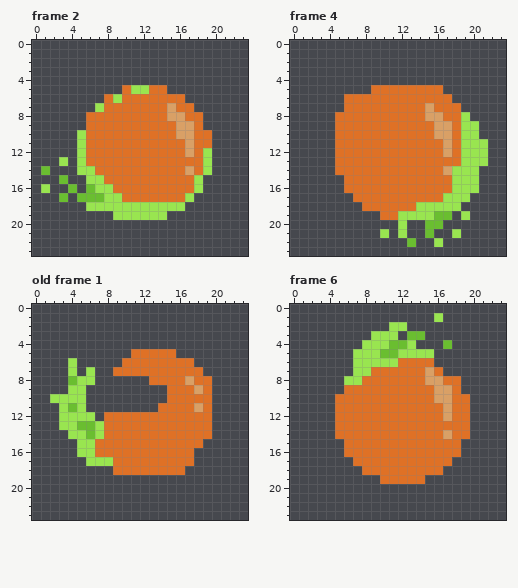
Pixel-art file -- assets/asesprite_files/carrot-spin.ase. Above: the version before the commit.
24x24 pixels, 6 frames. Shown: frame 2, frame 4, old frame 1, frame 6. The commit also changed other frames, which this record leaves out.
And afterwards:
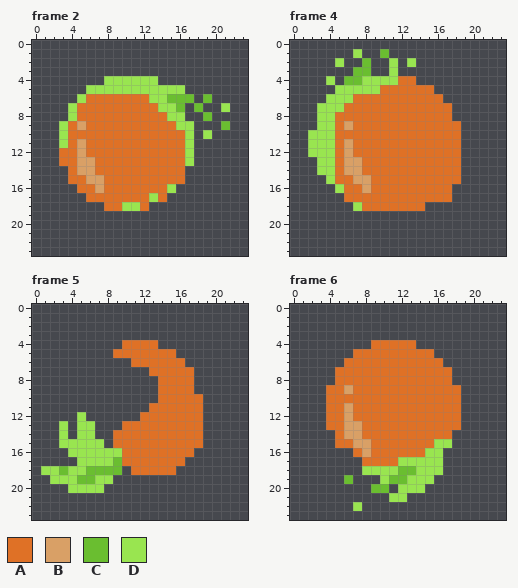
Palette (. is transparent): A #df7126  B #d9a066  C #6abe30  D #99e550
A new or re-ordered frame is compared with the old frame closest to it.
The edit:
frames re-ordered
Changed rows in their new state; - is an unchanged pixel.
Frame 2, layer "carrot-ball":
first column x 1:
 4 -------DDDDDD--------
 5 -----DDDDD--DDDD-----
 6 ----DAA-A---DDCCC-C--
 7 ---DAAA------DDC.C--D
 8 ---DA---------DD..C--
 9 --DAB----------DD.--C
10 --DAA----------AD.D--
11 --DAB-----------D..--
12 --AAB-----------D..--
13 --AABB----------D..--
14 .--ABB----------...--
15 --.AABB---------..---
16 .--.AABA------D...---
17 --.-.AAAA---D-...----
18 -----..AA--A....-----
19 --------......-------
Frame 4, layer "carrot-ball":
first column x 2:
 1 -----D--C-----------
 2 ---D--C--D-D--------
 3 -----CC--D----------
 4 --D-CCDDDDAA--------
 5 ---DDDDD------.-----
 6 --DDD----------.----
 7 -DDD---------A--.---
 8 -DD----------AA-..--
 9 -DD-B---------AA-..-
10 DDD-----------AA-..-
11 DDD-B----------A-...
12 DDD-B----------A-...
13 -DD-BB-----------...
14 -DD-BB---------AA..-
15 --DA-BB---------A..-
16 ---D--B---------...-
17 ----A----------A..--
18 -----D------A....---
19 --------........-.--
20 ----------.--..-----
21 --------.-.--.--.---
22 -----------.--.-----
Frame 5 against old frame 1, layer "carrot-spread":
first column x 1:
 4 ---------AAAA------
 5 --------AA---------
 6 ---.-----.------.--
 7 ---.-.--....-----.-
 8 ---...------.---A..
 9 ---..--------A---..
10 -....--------A----.
11 --...-------A----A.
12 --..-.-....-------.
13 ---.DD...---------.
14 --D.-D..----------.
15 --DD--D.-----------
16 ---D--DDD----------
17 ----D---C-------.--
18 DDCDDCCCC.-----.---
19 -DDDCCDD-----------
20 ---DDDD------------
Frame 6, layer "carrot-ball":
first column x 4:
 1 ------------.---
 2 -------..-------
 3 -----...-..-----
 4 ----.AAAAA---.--
 5 ---AAAAAAAAA----
 6 --AAAAAA----A---
 7 -AAAA------A-A--
 8 -AAA-------AA-.-
 9 AAB---------AA--
10 A-----------AA-.
11 A-B----------A-.
12 A-B----------A-.
13 A-BB-----------.
14 --BB---------A..
15 -A-BB-------DD.-
16 --.-B------DD..-
17 ---.----DDDDD.--
18 ----DDDDCCDDD---
19 --C---DCCDDD----
20 -----CC-DDD-----
21 -------DD-------
22 ---D------------
